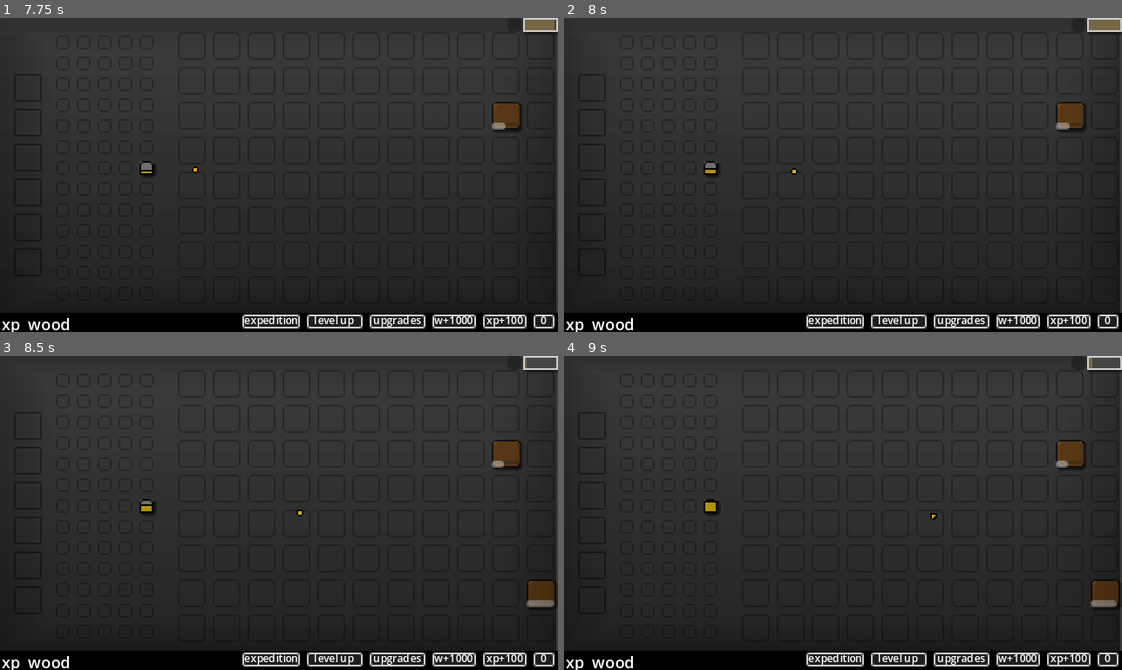
Above: before the commit, frames 1-4 (two rows, left to right).
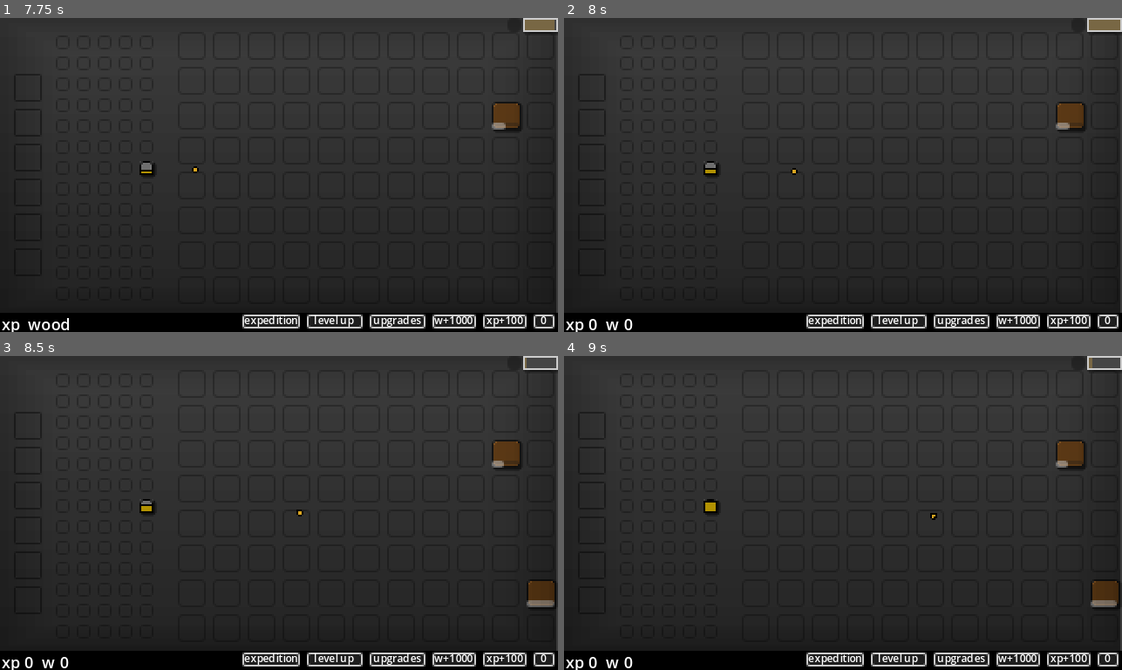
Above: after the commit, the same moments.

Repository: kullerQ/idle-prototype
Game: Godot game, scene res://Scenes/Main/main.tscn
Same seed, same stepped clock (60 frames per second), same inputs: the game is played once before the commit and once after it.
Inputs (mouse positions are in pixels of both pictures, inside the frame that each line leads up to):
- Up to frame 1 (7.75 s): click (66, 43) at 0.52 s; click (66, 43) at 1.27 s; click (66, 43) at 2.02 s; tap Enter at 2.75, 5.75, 7.25 s; move the mouse to (401, 159) at 2.77 s; click (401, 159) at 2.92 s; drag from (167, 190) to (189, 46) at 3.52 s; move the mouse to (334, 105) at 4.27 s; click (334, 105) at 4.42 s; tap Space at 5, 6.5 s; drag from (251, 237) to (228, 46) at 5.02 s; move the mouse to (446, 222) at 5.77 s; click (446, 222) at 5.92 s; tap 6 (debug_save_test) at 6.4 s; drag from (111, 127) to (262, 46) at 6.52 s; move the mouse to (306, 175) at 7.27 s; click (306, 175) at 7.42 s
- Up to frame 2 (8 s): tap 7 (debug_load_test, bound only after the commit) at 7.9 s
- Up to frame 3 (8.5 s): drag from (195, 434) to (368, 384) at 8.02 s
- Up to frame 4 (9 s): move the mouse to (965, 497) at 8.77 s; click (965, 497) at 8.92 s

Frame 1 is identical in both runs. In frame 2, 0.2% of the frame differs, in the area x 4-13%, y 95-100%; in frame 3, 0.2%; in frame 4, 0.2%.

Commit message:
phase 5b - economy

Diff:
--- a/Scenes/Main/main.gd
+++ b/Scenes/Main/main.gd
@@ -69,5 +69,15 @@
 	elif event.is_action_pressed("debug_layout_expedition"):
 		G.ui_layout_change_requested.emit(UIPP.Layouts.EXPEDITION)
 	elif event.is_action_pressed("debug_save_test"):
-		SaveService.save_to_file(RunState.new().to_dict())
-		print(SaveService.load_from_file())
+		var state: RunState = RunState.new()
+		state.snapshot_economy(G.economy)
+		SaveService.save_to_file(state.to_dict())
+		print("Saved: ", state.to_dict())
+	elif event.is_action_pressed("debug_load_test"):
+		var loaded: Dictionary = SaveService.load_from_file()
+		if loaded.is_empty():
+			print("No save file found")
+		else:
+			var state: RunState = RunState.from_dict(loaded)
+			state.restore_economy(G.economy)
+			print("Loaded: ", loaded)
--- a/core/run_state.gd
+++ b/core/run_state.gd
@@ -1,13 +1,28 @@
 class_name RunState
 
 var data: Dictionary = {}
+var economy_data: Dictionary = {}
 
 
 func to_dict() -> Dictionary:
-	return data.duplicate()
+	var result: Dictionary = data.duplicate()
+	if !economy_data.is_empty():
+		result["economy"] = economy_data.duplicate()
+	return result
 
 
 static func from_dict(d: Dictionary) -> RunState:
 	var state: RunState = RunState.new()
 	state.data = d.duplicate()
+	if d.has("economy"):
+		state.economy_data = d["economy"].duplicate()
 	return state
+
+
+func snapshot_economy(economy: Economy) -> void:
+	economy_data = economy.to_save_dict()
+
+
+func restore_economy(economy: Economy) -> void:
+	if !economy_data.is_empty():
+		economy.load_from_dict(economy_data)
--- a/features/economy/economy.gd
+++ b/features/economy/economy.gd
@@ -43,3 +43,20 @@
 func set_resource(type: Currencies, new_v: int) -> void:
 	resources[type] = new_v
 	res_changed.emit(type, new_v)
+
+
+func to_save_dict() -> Dictionary:
+	return {
+		"wood": resources[Currencies.WOOD],
+		"free_cells": resources[Currencies.FREE_CELLS],
+		"xp": resources[Currencies.XP],
+	}
+
+
+func load_from_dict(d: Dictionary) -> void:
+	if d.has("wood"):
+		set_resource(Currencies.WOOD, int(d["wood"]))
+	if d.has("free_cells"):
+		set_resource(Currencies.FREE_CELLS, int(d["free_cells"]))
+	if d.has("xp"):
+		set_resource(Currencies.XP, int(d["xp"]))
--- a/project.godot
+++ b/project.godot
@@ -135,6 +135,11 @@
 "events": [Object(InputEventKey,"resource_local_to_scene":false,"resource_name":"","device":-1,"window_id":0,"alt_pressed":false,"shift_pressed":false,"ctrl_pressed":false,"meta_pressed":false,"pressed":false,"keycode":54,"physical_keycode":0,"key_label":0,"unicode":0,"echo":false,"script":null)
 ]
 }
+debug_load_test={
+"deadzone": 0.5,
+"events": [Object(InputEventKey,"resource_local_to_scene":false,"resource_name":"","device":-1,"window_id":0,"alt_pressed":false,"shift_pressed":false,"ctrl_pressed":false,"meta_pressed":false,"pressed":false,"keycode":55,"physical_keycode":0,"key_label":0,"unicode":0,"echo":false,"script":null)
+]
+}
 editor_save={
 "deadzone": 0.5,
 "events": [Object(InputEventKey,"resource_local_to_scene":false,"resource_name":"","device":-1,"window_id":0,"alt_pressed":false,"shift_pressed":false,"ctrl_pressed":false,"meta_pressed":false,"pressed":false,"keycode":83,"physical_keycode":0,"key_label":0,"unicode":0,"echo":false,"script":null)
Not shown, changed: .cursor/plans/architecture_refactor_plan_e7610b6a.plan.md
